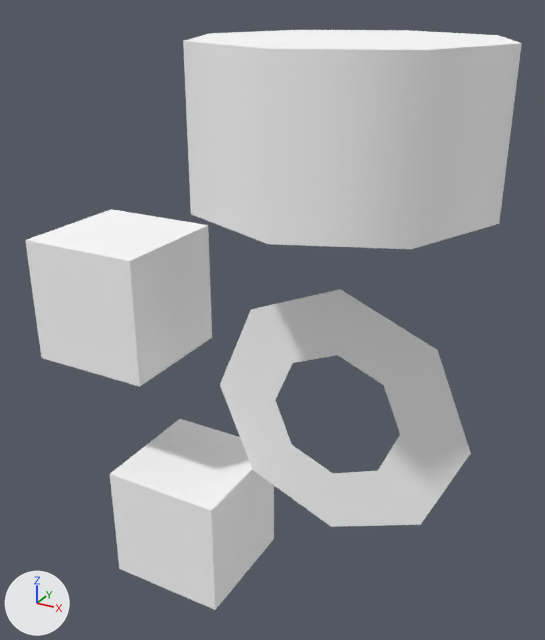
What one commit did to the glTF model src/Core/Subsystems/Renderer/models/scene.gltf.
One viewpoint serves both versions: a camera (50 mm lens) standing at (3.8, -4.42, 2.25) and looking at (1.29, 0.14, -0.03). Every picture has the same lights, and +X, +Y and +Z are marked at lower left. Where no turn or scale is listed for an object, it has been applied to the vertices.
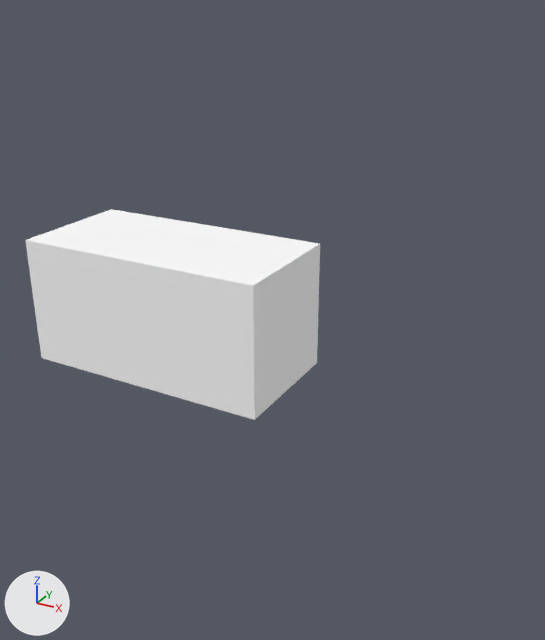
The newer file is also turned or shifted as a whole; pictures and numbers use the older file's frame.

Boxes [x1, y1, x2, y2] around the edits, measured in the pictures (545 x 640 px):
```json
{"object": "Cylinder", "change": "deleted", "before": [183, 30, 522, 249]}
{"object": "Box", "change": "moved, rescaled", "before": [25, 209, 212, 387], "after": [25, 209, 320, 420], "on screen": "57% wider, 18% taller"}
{"object": "Ring", "change": "deleted", "before": [220, 289, 471, 527]}
{"object": "Box.001", "change": "deleted", "before": [110, 419, 274, 610]}
```

The change, as JSON lines over the scene's bpy script:
```json
{"op": "set", "path": "ob_box.location", "old": "(0.0, 0.0, 0.0)", "new": "(0.5, 0.0, 0.0)"}
{"op": "set", "path": "ob_box.scale", "old": "(1.0, 1.0, 1.0)", "new": "(2.0, 1.0, 1.0)"}
{"op": "remove", "block": "ob_cylinder", "code": ["ob_cylinder = bpy.data.objects.new('Cylinder', me_mesh_1)", "ob_cylinder.location = (1.892, 0.0, 1.481)"]}
{"op": "remove", "block": "ob_ring", "code": ["ob_ring = bpy.data.objects.new('Ring', me_mesh_2)", "ob_ring.location = (1.892, 0.0, -0.622)"]}
{"op": "remove", "block": "ob_box_001", "code": ["ob_box_001 = bpy.data.objects.new('Box.001', me_mesh_3)", "ob_box_001.location = (0.607, 0.0, -1.923)"]}
```
